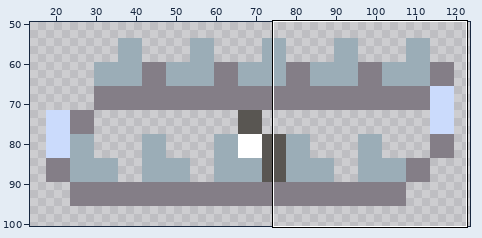
File history of a pixel-art file, inc/sprites/traps/Beartrap128.aseprite. Above, an overview of the earlier version with the close-up marked.
Close-up. The starting point:
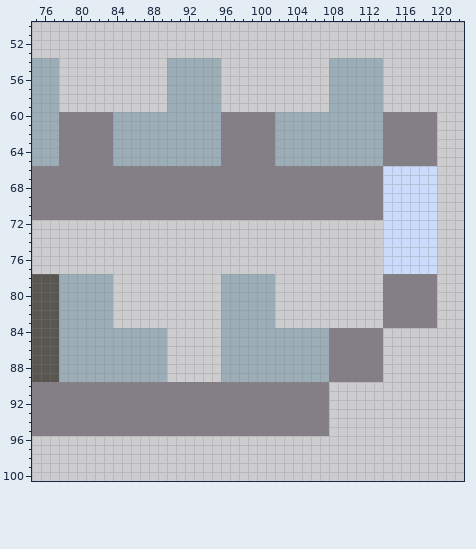
128x128 pixels, 1 frame. Shown: x 75..122, y 50..100. The old version is drawn lined up with the new one. The wide view leaves out empty margins.
Now the later version:
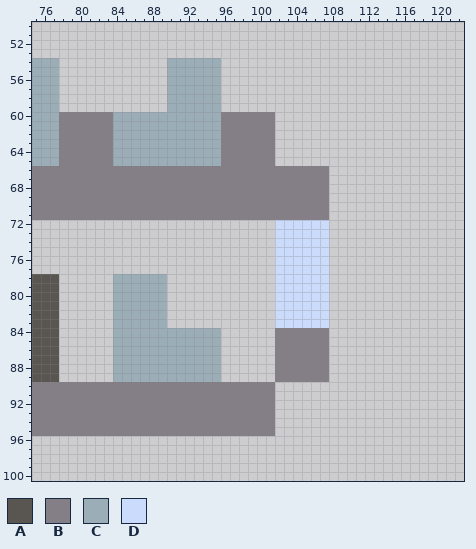
Palette (. is transparent): A #595652  B #847e87  C #9badb7  D #cbdbfc
The commit says: :fire: Adding attacks folder + rework beartrap
The exact change:
whole drawing moved by +8,+0 (the old picture is shown already moved)
y 54..59: x 108..113 CCCCCC -> ......
y 60..65: x 102..119 CCCCCCCCCCCCBBBBBB -> ..................
y 66..71: x 108..119 BBBBBBDDDDDD -> ............
y 72..77: x 102..107 ...... -> DDDDDD; x 114..119 DDDDDD -> ......
y 78..83: x 78..89 CCCCCC...... -> ......CCCCCC; x 96..107 CCCCCC...... -> ......DDDDDD; x 114..119 BBBBBB -> ......
y 84..89: x 78..83 CCCCCC -> ......; x 90..113 ......CCCCCCCCCCCCBBBBBB -> CCCCCC......BBBBBB......
y 90..95: x 102..107 BBBBBB -> ......
Where, in picture pixels (left, top, right, bottom), the same in both close-ups:
changed: (59, 58, 437, 436)
